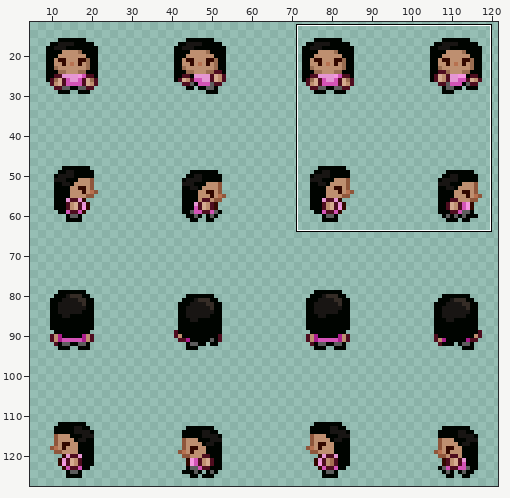
Two states of a sprite sheet, images/characters/6.png. Above: a wide view before the commit, with the close-up outlined.
Close-up. Earlier state:
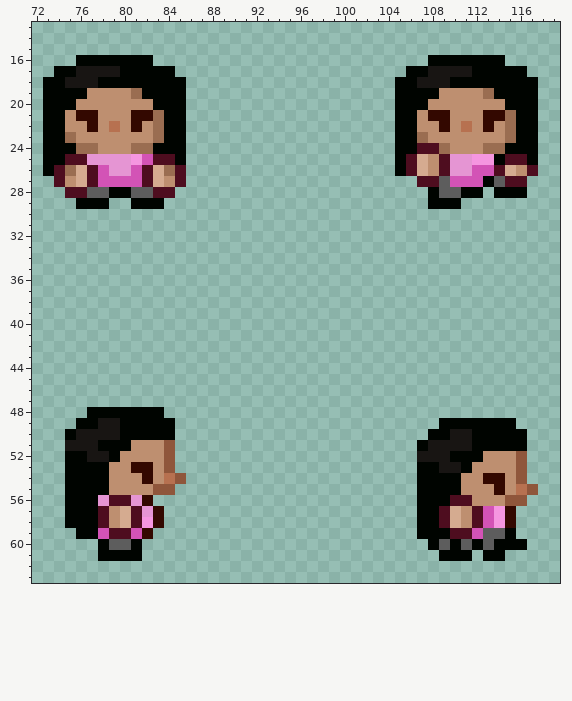
The file is 128x128 pixels. Pixels under 10% opacity are left out. Colours within 5 levels of each other are drawn and written as one. Shown: x 72..119, y 13..63. The wide view leaves out empty margins. The commit also changed other parts of the picture, which this record leaves out.
Now the later version:
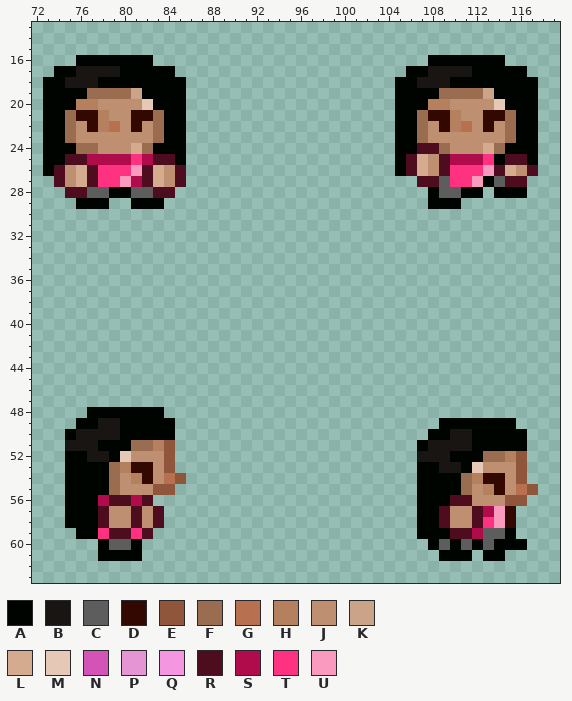
Palette (. is transparent): A #000400  B #181513  C #5d5d5d  D #330800  E #8f563b  F #9a6d51  G #b77150  H #b4805d  J #be8f70  K #caa389  L #d5ab90  M #e5c8b5  N #d353b6  P #e595d3  Q #f596e0  R #4e0d1f  S #b00b4b  T #ff3181  U #fb9abf
From old to new:
y 19: x 77..81 JJJJF -> FFFFK; x 109..113 JJJJF -> FFFFK
y 20: x 76..77 JJ -> HH; x 82 J -> M; x 108..109 JJ -> HH; x 114 J -> M
y 21..22: x 75 J -> F; x 78 J -> H; x 107 J -> F; x 110 J -> H
y 24: x 81 F -> L; x 113 F -> L
y 25: x 77..82 PPPPQN -> SSSSTS; x 110..113 PPQQ -> SSST
y 26: x 75 F -> J; x 78..81 NPPN -> TTTU; x 84 F -> J; x 110..113 PPNN -> TTTU
y 27: x 78..81 NNNN -> TTUS; x 110..112 NNN -> TTU
y 51: x 81..83 JJJ -> FFH
y 52: x 80 J -> M; x 113..115 JJJ -> FFH
y 53: x 79..80 JJ -> FH; x 112 J -> M
y 54: x 79 J -> F; x 81 J -> H; x 111..112 JJ -> FH
y 55: x 79 J -> F; x 111 J -> F; x 113 J -> H
y 56: x 78 P -> S; x 81..82 PD -> SR
y 57: x 80 L -> J; x 82..83 PD -> JR; x 110 L -> J; x 113..114 NQ -> SU
y 58: x 80 L -> J; x 82..83 QD -> JR; x 110 L -> J; x 113..114 NQ -> TU
y 59: x 78 N -> T; x 81..82 ND -> TR; x 112 N -> S
